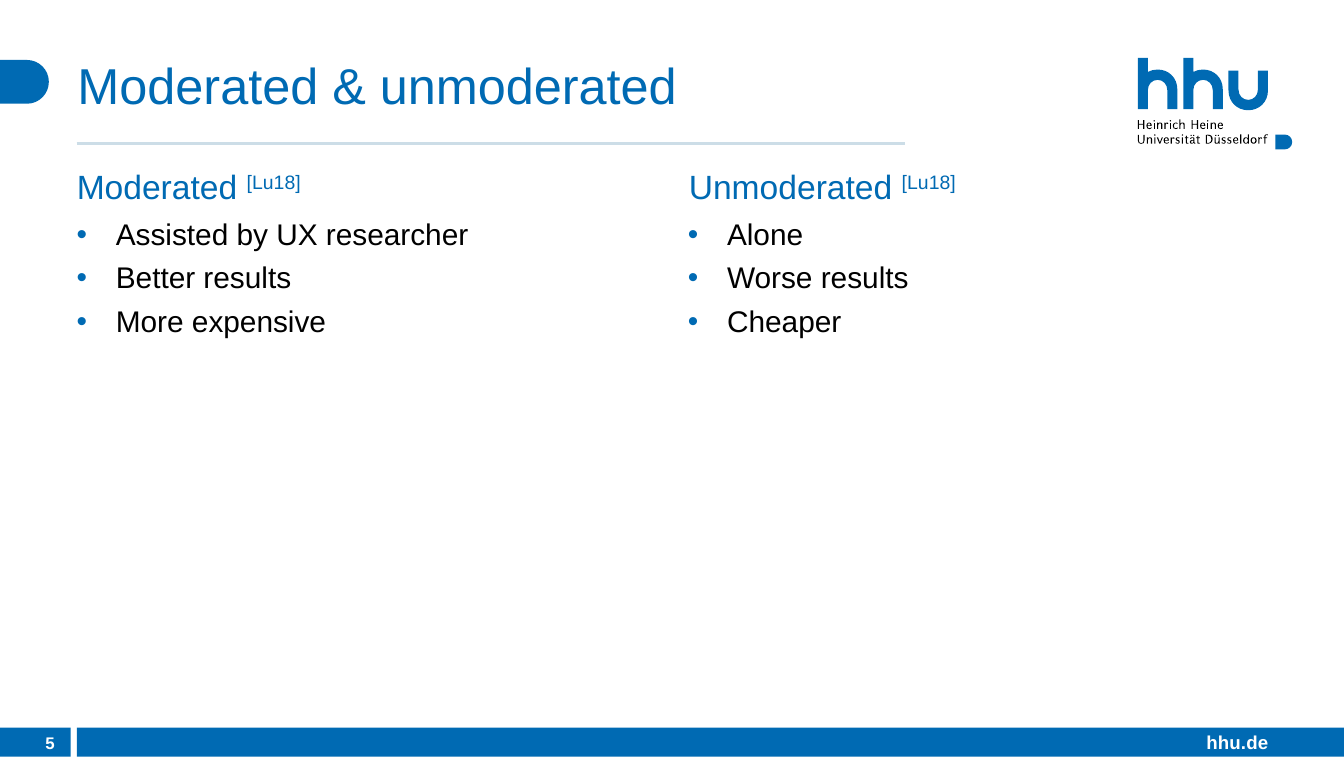
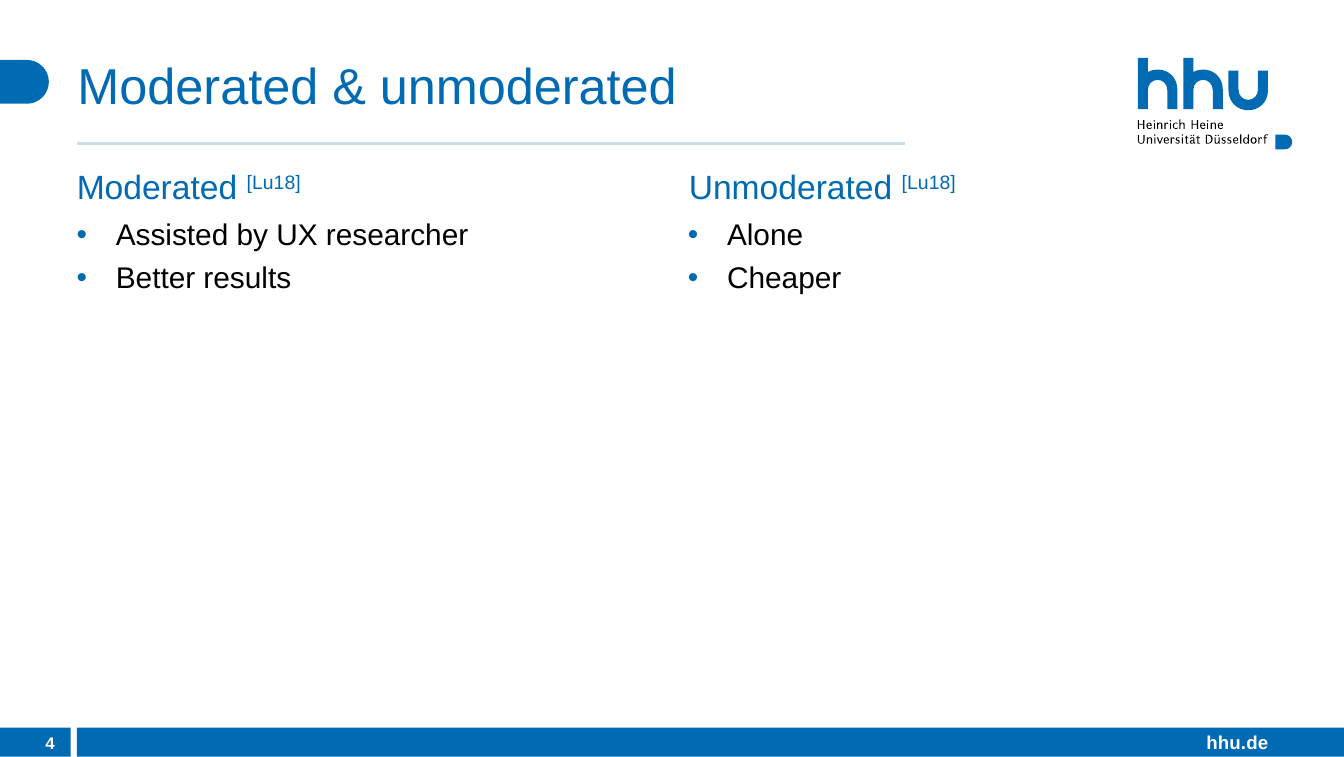
Before and after one commit to DerHyper/User-Experience-UX-Design-and-Management, a slide deck: slide 4 of Praesentation.pptx (slide 5 before the commit). Drawn at 1344x757 pixels with LibreOffice and Linux fonts; fonts in the diff are those of the drawing. Boxes give left, top, right and bottom in pixels: in the first picture for what was removed or moved away, otherwise in the second. Text is boxed around its words. In the diff, an @@ line names an element or a change of style, - is before the commit and + after.

```diff
--- a/Praesentation.pptx
+++ b/Praesentation.pptx
@@ text at (x1=727, y1=266, x2=909, y2=289): paragraph removed @@
-• Worse results
@@ text at (x1=116, y1=310, x2=326, y2=337): paragraph removed @@
-• More expensive
@@ page number at (x1=45, y1=737, x2=54, y2=749): text changed @@
-5
+4
```
Also in this commit, not shown: 5 other slides changed.
